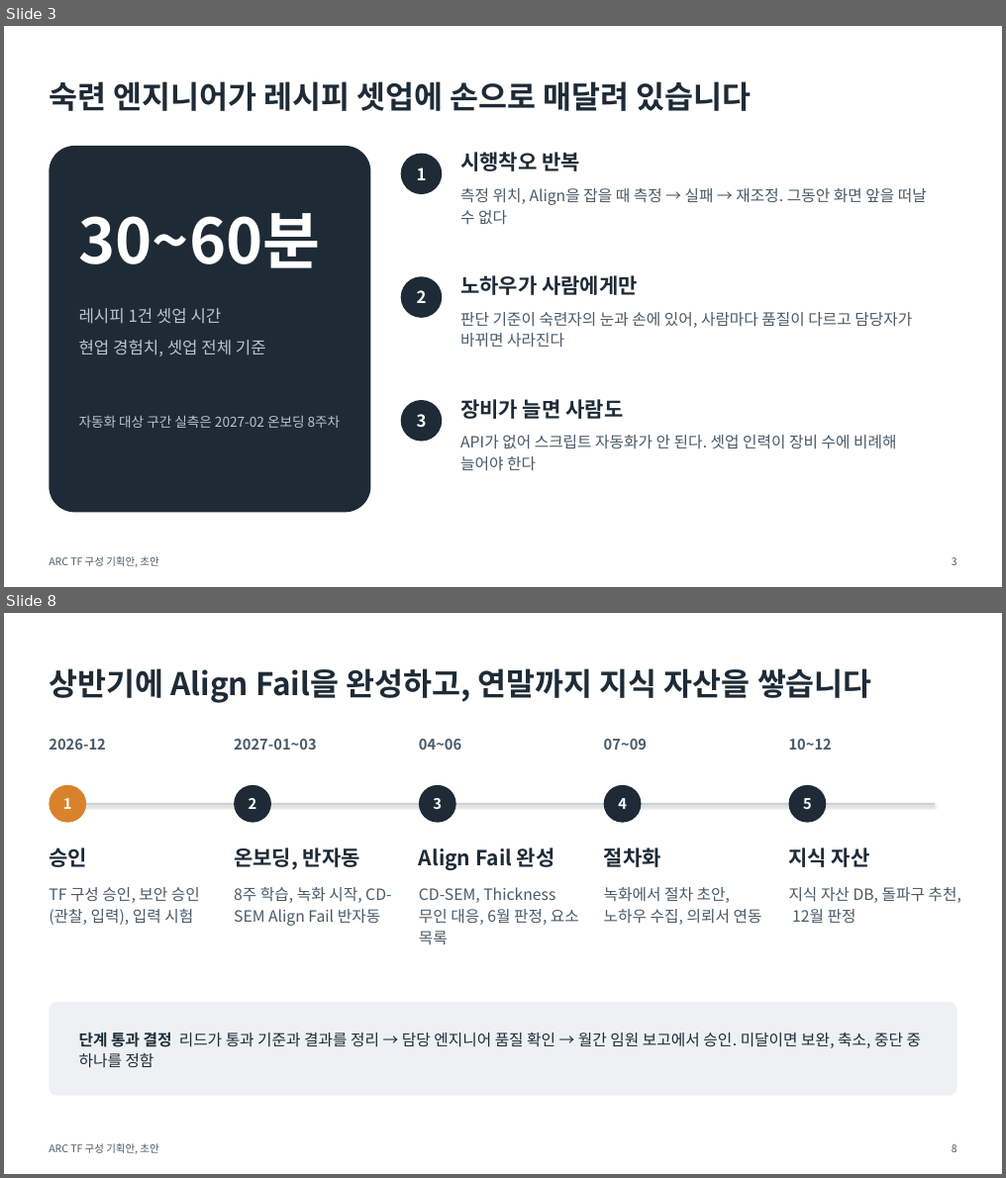
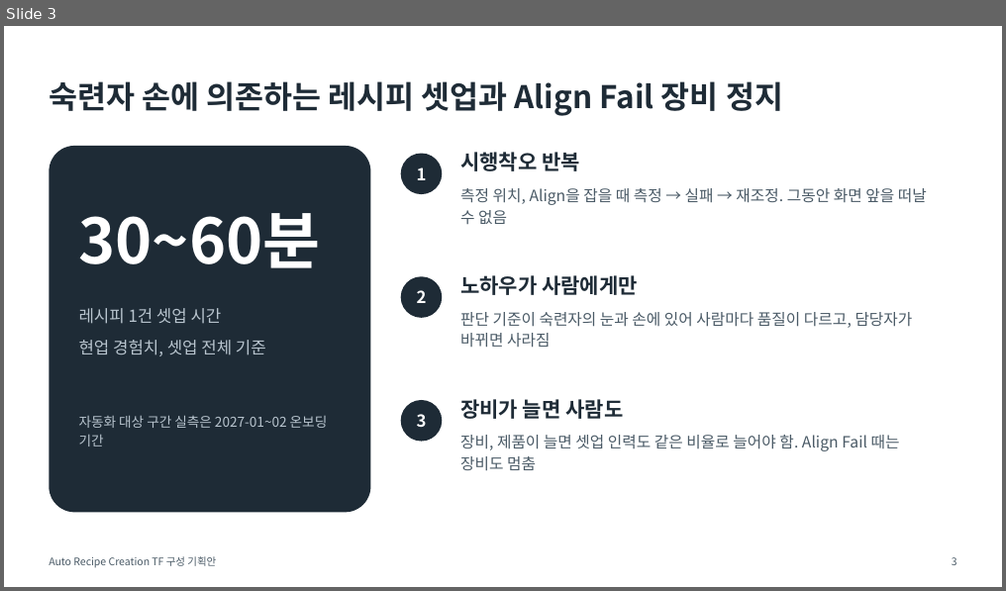
Before and after one commit to DarrenKoi/pm_notes, a slide deck: my-task/arc-tf/deliverables/arc-tf-proposal.pptx. Shown one above the other, each under a label of ours: slides 3 and 8 before the commit, slide 3 after it; the slides between them are not shown. The pictures are 1006x1178 and 1006x591 pixels, drawn with LibreOffice and Linux fonts; fonts in the diff are those of the drawing. Boxes give left, top, right and bottom in pixels: in the first picture for what was removed or moved away, otherwise in the second. Text is boxed around its words. In the diff, an @@ line names an element or a change of style, - is before the commit and + after.

```diff
--- a/my-task/arc-tf/deliverables/arc-tf-proposal.pptx
+++ b/my-task/arc-tf/deliverables/arc-tf-proposal.pptx
@@ slide 8 removed at (4, 613, 1002, 1174), background #FFFFFF @@
@@ text removed at (49, 668, 872, 703) @@
-상반기에 Align Fail을 완성하고, 연말까지 지식 자산을 쌓습니다
@@ text removed at (49, 739, 106, 750) @@
-2026-12
@@ text removed at (234, 739, 317, 750) @@
-2027-01~03
@@ text removed at (419, 739, 461, 750) @@
-04~06
@@ text removed at (604, 739, 647, 750) @@
-07~09
@@ text removed at (789, 739, 832, 750) @@
-10~12
@@ ellipse removed at (49, 785, 86, 823) @@
-1
@@ ellipse removed at (234, 785, 271, 823) @@
-2
@@ ellipse removed at (419, 785, 456, 823) @@
-3
@@ ellipse removed at (604, 785, 642, 823) @@
-4
@@ ellipse removed at (788, 785, 826, 823) @@
-5
@@ line removed from (71, 804) to (935, 804) @@
@@ text removed at (49, 848, 87, 867) @@
-승인
@@ text removed at (234, 848, 360, 869) @@
-온보딩, 반자동
@@ text removed at (419, 848, 555, 870) @@
-Align Fail 완성
@@ text removed at (604, 848, 661, 867) @@
-절차화
@@ text removed at (789, 848, 870, 867) @@
-지식 자산
@@ text removed at (49, 887, 200, 925) @@
-TF 구성 승인, 보안 승인(관찰, 입력), 입력 시험
@@ text removed at (234, 887, 391, 926) @@
-8주 학습, 녹화 시작, CD-SEM Align Fail 반자동
@@ text removed at (419, 887, 579, 945) @@
-CD-SEM, Thickness 무인 대응, 6월 판정, 요소 목록
@@ text removed at (604, 887, 762, 925) @@
-녹화에서 절차 초안, 노하우 수집, 의뢰서 연동
@@ text removed at (789, 887, 961, 923) @@
-지식 자산 DB, 돌파구 추천, 12월 판정
@@ rounded rectangle removed at (49, 1002, 957, 1096) @@
@@ text removed at (79, 1033, 921, 1068) @@
-단계 통과 결정 리드가 통과 기준과 결과를 정리 → 담당 엔지니어 품질 확인 → 월간 임원 보고에서 승인. 미달이면 보완, 축소, 중단 중 하나를 정함
@@ text removed at (49, 1144, 158, 1155) @@
-ARC TF 구성 기획안, 초안
@@ text removed at (951, 1145, 957, 1153) @@
-8
@@ slide 3 changed as well @@
@@ text at (49, 81, 783, 116): text changed @@
-숙련 엔지니어가 레시피 셋업에 손으로 매달려 있습니다
+숙련자 손에 의존하는 레시피 셋업과 Align Fail 장비 정지
@@ text at (460, 188, 927, 224): text changed @@
-측정 위치, Align을 잡을 때 측정 → 실패 → 재조정. 그동안 화면 앞을 떠날 수 없다
+측정 위치, Align을 잡을 때 측정 → 실패 → 재조정. 그동안 화면 앞을 떠날 수 없음
@@ text at (460, 312, 913, 348): text changed @@
-판단 기준이 숙련자의 눈과 손에 있어, 사람마다 품질이 다르고 담당자가 바뀌면 사라진다
+판단 기준이 숙련자의 눈과 손에 있어 사람마다 품질이 다르고, 담당자가 바뀌면 사라짐
@@ text at (79, 415, 328, 447): text changed @@
-자동화 대상 구간 실측은 2027-02 온보딩 8주차
+자동화 대상 구간 실측은 2027-01~02 온보딩 기간
@@ text at (460, 435, 900, 472): text changed @@
-API가 없어 스크립트 자동화가 안 된다. 셋업 인력이 장비 수에 비례해 늘어야 한다
+장비, 제품이 늘면 셋업 인력도 같은 비율로 늘어야 함. Align Fail 때는 장비도 멈춤
@@ text at (49, 557, 216, 569): text changed @@
-ARC TF 구성 기획안, 초안
+Auto Recipe Creation TF 구성 기획안
```
Also in this commit, not shown: 6 other slides changed, 6 slides added, 3 other slides removed, 12 other files.
